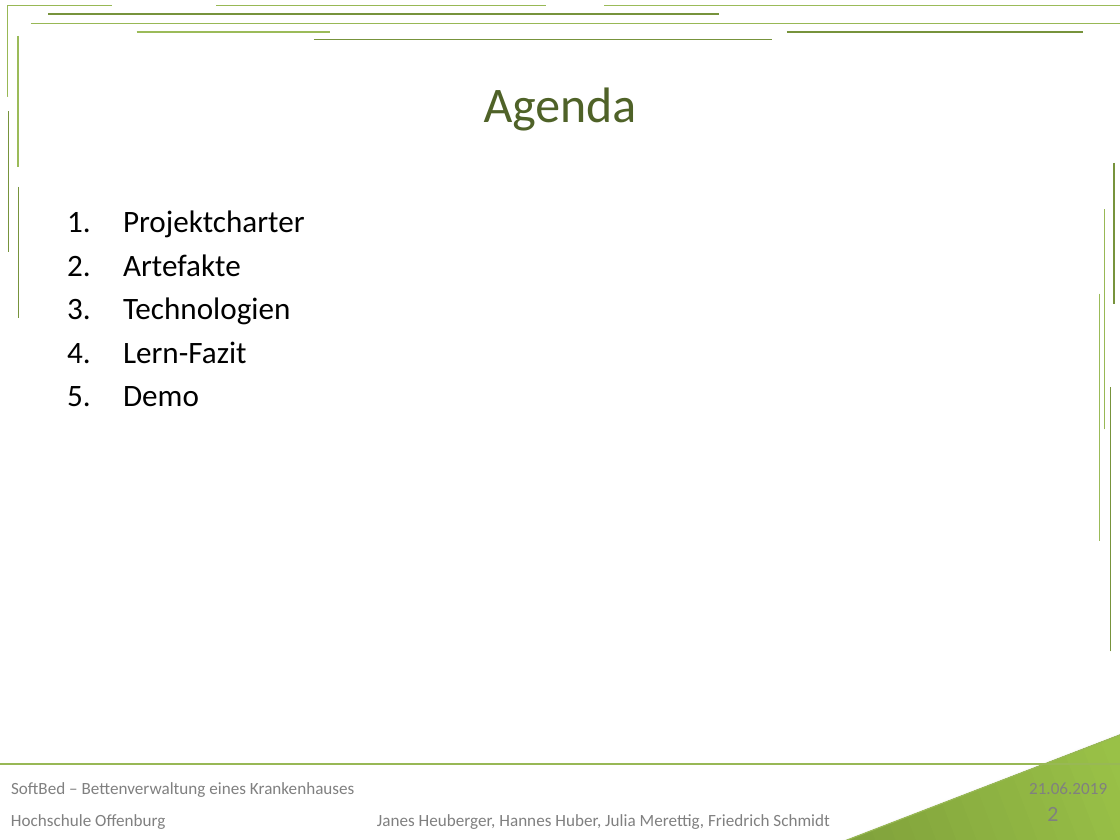
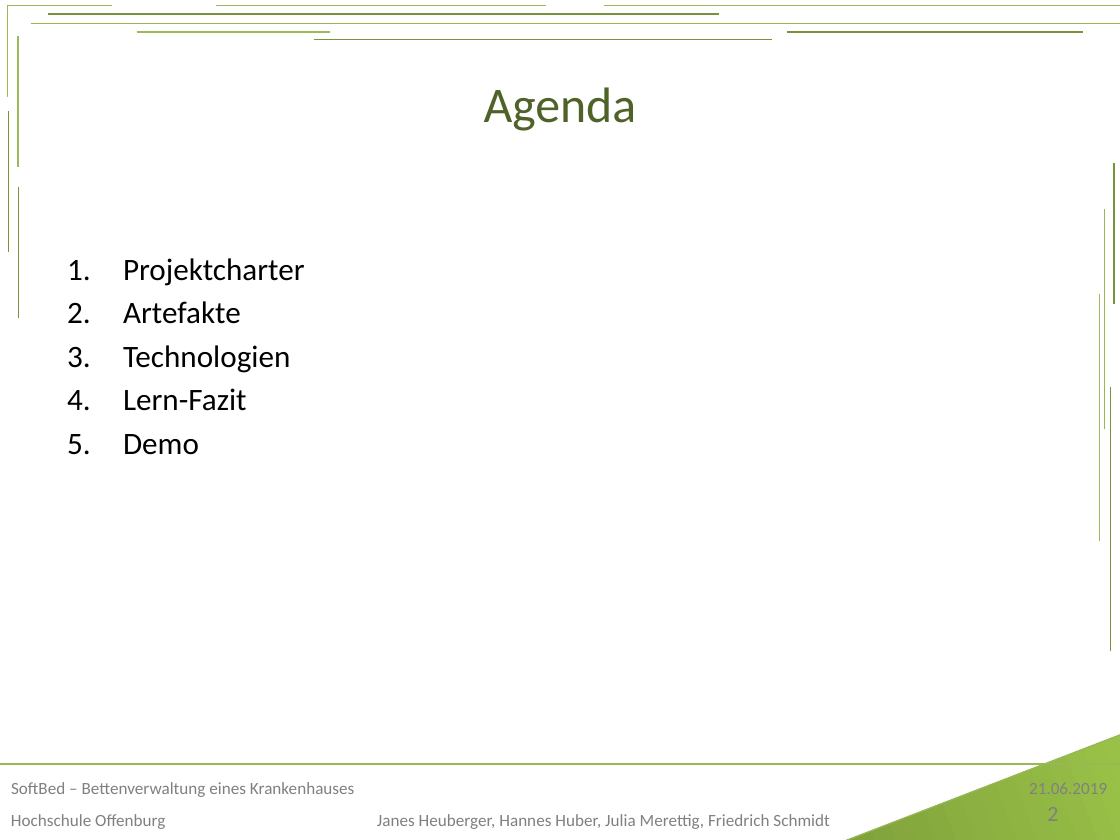
Before and after one commit to Janessus/SoftBed, a slide deck: slide 2 of Sonstiges/PräsentationSoftBed.pptx. Drawn at 1120x840 pixels with LibreOffice and Linux fonts; fonts in the diff are those of the drawing; background and template pictures are left out. Boxes give left, top, right and bottom in pixels: in the first picture for what was removed or moved away, otherwise in the second. Text is boxed around its words. In the diff, an @@ line names an element or a change of style, - is before the commit and + after.

```diff
--- a/Sonstiges/PräsentationSoftBed.pptx
+++ b/Sonstiges/PräsentationSoftBed.pptx
@@ text "Projektcharter": place and size @@
-text "Projektcharter" at (123,210,305,407)
+text "Projektcharter" at (123,258,305,455)
```
Also in this commit, not shown: 1 other slide changed.
